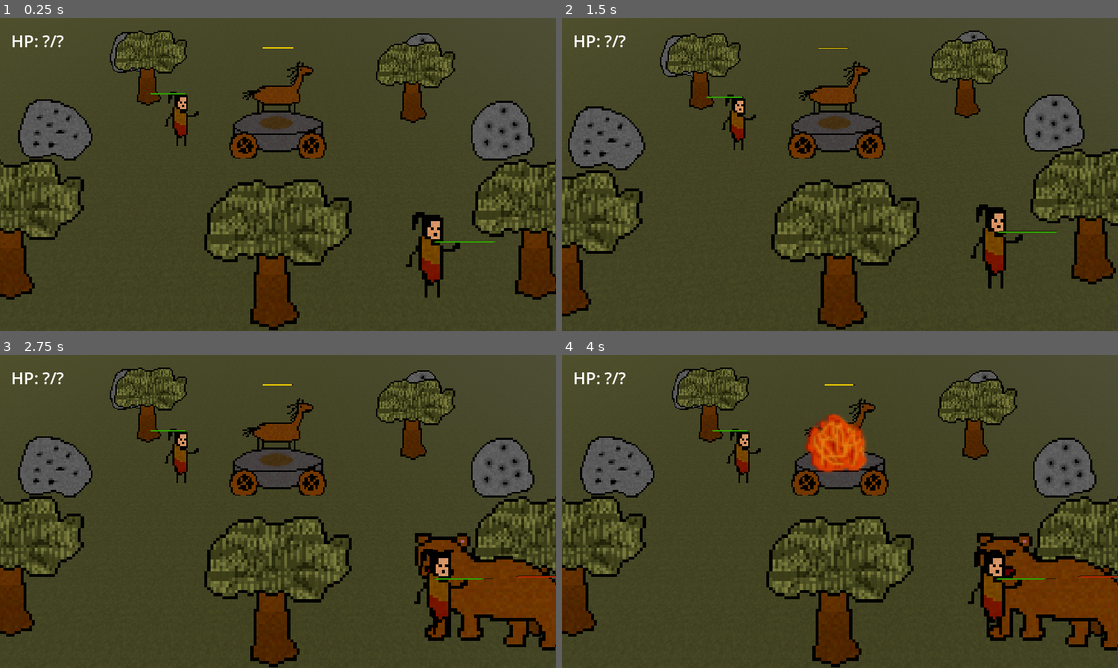
Above: before the commit, frames 1-4 (two rows, left to right).
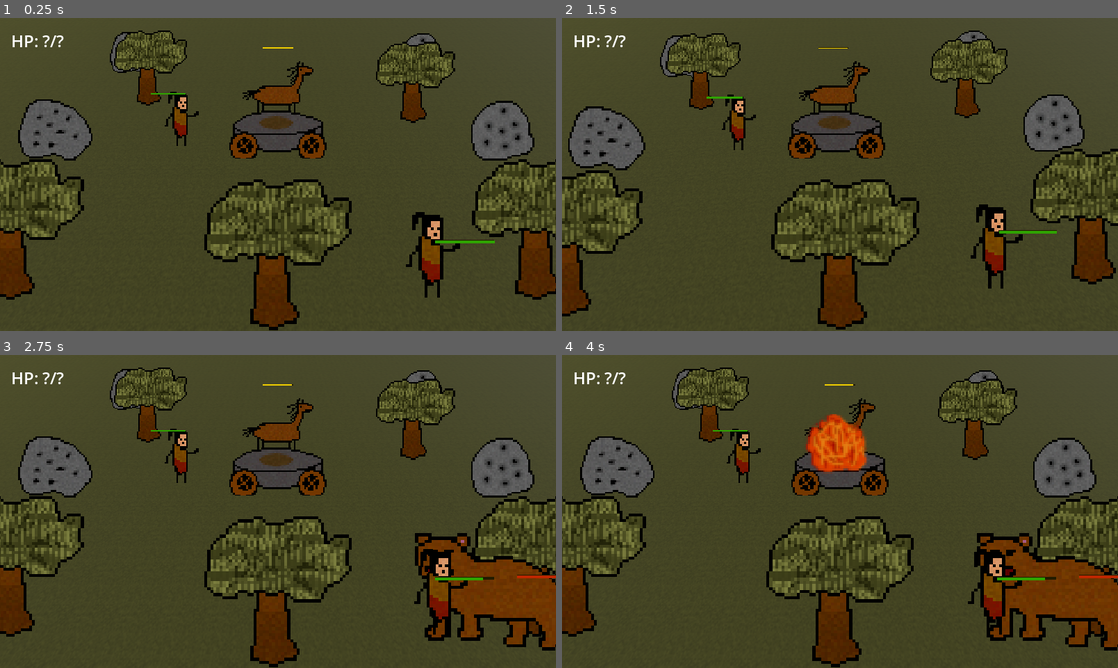
Above: after the commit, the same moments.

Repository: EnesBaytekin/har
Game: Godot game, scene res://scenes/test/test_scene.tscn
Two runs of this game, one before a commit and one after it. Both use one fixed random seed, a clock stepped at 60 frames per second and the inputs below.
Inputs:
- Up to frame 1 (0.25 s): no input
- Up to frame 2 (1.5 s): tap Enter at 0.5 s; tap 8 at 0.6 s; tap Space at 1.25 s; tap 9 at 1.35 s
- Up to frame 3 (2.75 s): tap Enter at 2, 2.1 s
- Up to frame 4 (4 s): tap 0 at 2.85 s; tap Space at 3.5 s; tap 4 at 3.6 s

The runs differ from the first frame. In frame 1, less than 0.1% of the frame differs, in the area x 27-90%, y 24-72%; in frame 2, less than 0.1%; in frame 3, 0.1%, in the area x 27-100%, y 24-72%; in frame 4, 0.1%.

Commit message:
fix: make healtbars look better

Diff:
--- a/scenes/bear/bear.tscn
+++ b/scenes/bear/bear.tscn
@@ -1,40 +1,40 @@
-[gd_scene format=3 uid="uid://bear_scene_01"]
+[gd_scene format=3 uid="uid://btodkonmjwpo5"]
 
-[ext_resource type="Script" path="res://scenes/bear/bear.gd" id="1"]
-[ext_resource type="Texture2D" path="res://assets/sprites/bear.png" id="2"]
-[ext_resource type="Texture2D" path="res://assets/sprites/bar.png" id="3_bar"]
+[ext_resource type="Script" uid="uid://cj12vntv6q42f" path="res://scenes/bear/bear.gd" id="1"]
+[ext_resource type="Texture2D" uid="uid://bria8qd718xf6" path="res://assets/sprites/bear.png" id="2"]
+[ext_resource type="Texture2D" uid="uid://cd0u2sajwkpc8" path="res://assets/sprites/bar.png" id="3_bar"]
 
 [sub_resource type="CapsuleShape3D" id="CapsuleShape3D_br01"]
 radius = 0.35
 height = 1.2
 
-[node name="Bear" type="CharacterBody3D"]
+[node name="Bear" type="CharacterBody3D" unique_id=1482286052]
 script = ExtResource("1")
 
-[node name="CollisionShape3D" type="CollisionShape3D" parent="."]
+[node name="CollisionShape3D" type="CollisionShape3D" parent="." unique_id=2048554727]
 transform = Transform3D(1, 0, 0, 0, 1, 0, 0, 0, 1, 0, 0.6, 0)
 shape = SubResource("CapsuleShape3D_br01")
 
-[node name="Sprite3D" type="Sprite3D" parent="."]
+[node name="Sprite3D" type="Sprite3D" parent="." unique_id=1223978939]
 transform = Transform3D(6, 0, 0, 0, 6, 0, 0, 0, 6, 0, 1.08, 0)
 billboard = 1
 texture_filter = 0
 texture = ExtResource("2")
 hframes = 4
 
-[node name="HealthBarBg" type="Sprite3D" parent="."]
-transform = Transform3D(1.5, 0, 0, 0, 0.5, 0, 0, 0, 1, 0, 2.0, 0)
-billboard = 2
+[node name="HealthBarBg" type="Sprite3D" parent="." unique_id=1190629615]
+transform = Transform3D(1.5, 0, 0, 0, 0.5, 0, 0, 0, 1, 0, 2, 0)
+modulate = Color(0.15, 0.15, 0.15, 1)
+billboard = 1
 texture_filter = 0
 texture = ExtResource("3_bar")
-modulate = Color(0.15, 0.15, 0.15, 1)
 
-[node name="HealthBarFill" type="Sprite3D" parent="."]
-transform = Transform3D(1.5, 0, 0, 0, 0.5, 0, 0, 0, 1, 0, 2.0, 0.01)
-billboard = 2
+[node name="HealthBarFill" type="Sprite3D" parent="." unique_id=1982718699]
+transform = Transform3D(1.5, 0, 0, 0, 0.5, 0, 0, 0, 1, 0, 2, 0.01)
+modulate = Color(0.8, 0.2, 0.2, 1)
+billboard = 1
 texture_filter = 0
+render_priority = 1
 texture = ExtResource("3_bar")
-render_priority = 1
 region_enabled = true
 region_rect = Rect2(0, 0, 64, 8)
-modulate = Color(0.8, 0.2, 0.2, 1)
--- a/scenes/horse/horse.tscn
+++ b/scenes/horse/horse.tscn
@@ -25,19 +25,19 @@
 texture = ExtResource("2")
 hframes = 4
 
-[node name="HungerBarBg" type="Sprite3D" parent="."]
-transform = Transform3D(1.5, 0, 0, 0, 0.5, 0, 0, 0, 1, 0, 2.0, 0)
-billboard = 2
+[node name="HungerBarBg" type="Sprite3D" parent="." unique_id=1714975331]
+transform = Transform3D(1.5, 0, 0, 0, 0.5, 0, 0, 0, 1, 0, 2, 0)
+modulate = Color(0.15, 0.15, 0.15, 1)
+billboard = 1
 texture_filter = 0
 texture = ExtResource("3_bar")
-modulate = Color(0.15, 0.15, 0.15, 1)
 
-[node name="HungerBarFill" type="Sprite3D" parent="."]
-transform = Transform3D(1.5, 0, 0, 0, 0.5, 0, 0, 0, 1, 0, 2.0, 0.01)
-billboard = 2
+[node name="HungerBarFill" type="Sprite3D" parent="." unique_id=939418134]
+transform = Transform3D(1.5, 0, 0, 0, 0.5, 0, 0, 0, 1, 0, 2, 0.01)
+billboard = 1
 texture_filter = 0
+render_priority = 1
 texture = ExtResource("3_bar")
-render_priority = 1
 region_enabled = true
 region_rect = Rect2(0, 0, 64, 8)
 
--- a/scenes/player/player.tscn
+++ b/scenes/player/player.tscn
@@ -34,22 +34,22 @@
 billboard = 1
 texture_filter = 0
 
-[node name="HealthBarBg" type="Sprite3D" parent="."]
+[node name="HealthBarBg" type="Sprite3D" parent="." unique_id=580957983]
 transform = Transform3D(1.5, 0, 0, 0, 0.5, 0, 0, 0, 1, 0, 1.7, 0)
-billboard = 2
+modulate = Color(0.15, 0.15, 0.15, 1)
+billboard = 1
 texture_filter = 0
 texture = ExtResource("5_bar")
-modulate = Color(0.15, 0.15, 0.15, 1)
 
-[node name="HealthBarFill" type="Sprite3D" parent="."]
+[node name="HealthBarFill" type="Sprite3D" parent="." unique_id=403069612]
 transform = Transform3D(1.5, 0, 0, 0, 0.5, 0, 0, 0, 1, 0, 1.7, 0.01)
-billboard = 2
+modulate = Color(0.2, 0.8, 0.2, 1)
+billboard = 1
 texture_filter = 0
+render_priority = 1
 texture = ExtResource("5_bar")
-render_priority = 1
 region_enabled = true
 region_rect = Rect2(0, 0, 64, 8)
-modulate = Color(0.2, 0.8, 0.2, 1)
 
 [node name="PickupArea" type="Area3D" parent="." unique_id=1731631625]
 
--- a/scenes/wolf/wolf.tscn
+++ b/scenes/wolf/wolf.tscn
@@ -25,14 +25,14 @@
 [node name="HealthBarBg" type="Sprite3D" parent="." unique_id=2114764046]
 transform = Transform3D(1.5, 0, 0, 0, 0.5, 0, 0, 0, 1, 0, 1.2, 0)
 modulate = Color(0.15, 0.15, 0.15, 1)
-billboard = 2
+billboard = 1
 texture_filter = 0
 texture = ExtResource("3_bar")
 
 [node name="HealthBarFill" type="Sprite3D" parent="." unique_id=567334429]
 transform = Transform3D(1.5, 0, 0, 0, 0.5, 0, 0, 0, 1, 0, 1.2, 0.01)
 modulate = Color(0.4, 0.6, 1, 1)
-billboard = 2
+billboard = 1
 texture_filter = 0
 render_priority = 1
 texture = ExtResource("3_bar")
Not shown: 1 places in scenes/horse/horse.tscn that only renumber resources
Not shown: 1 places in scenes/player/player.tscn that only renumber resources
